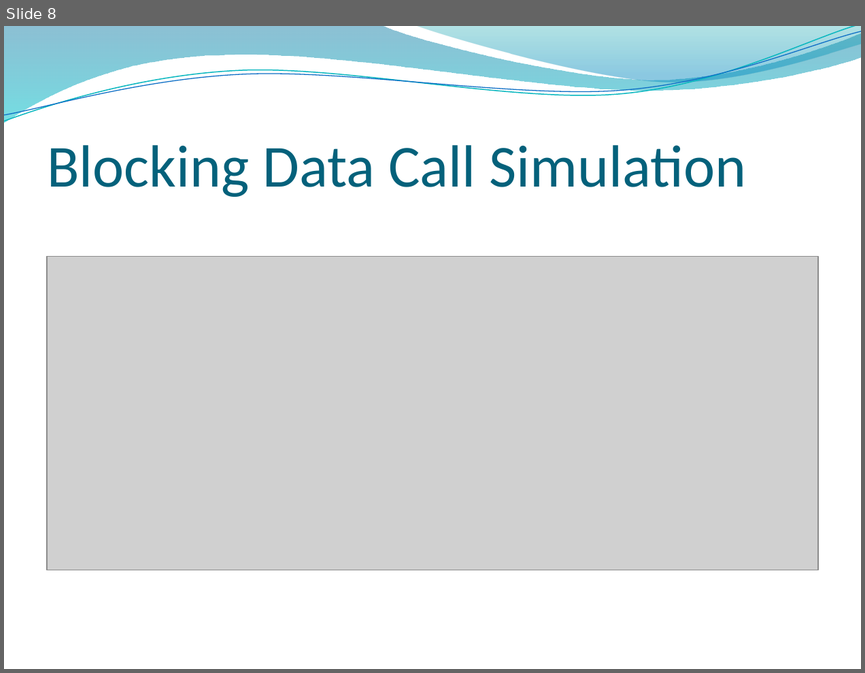
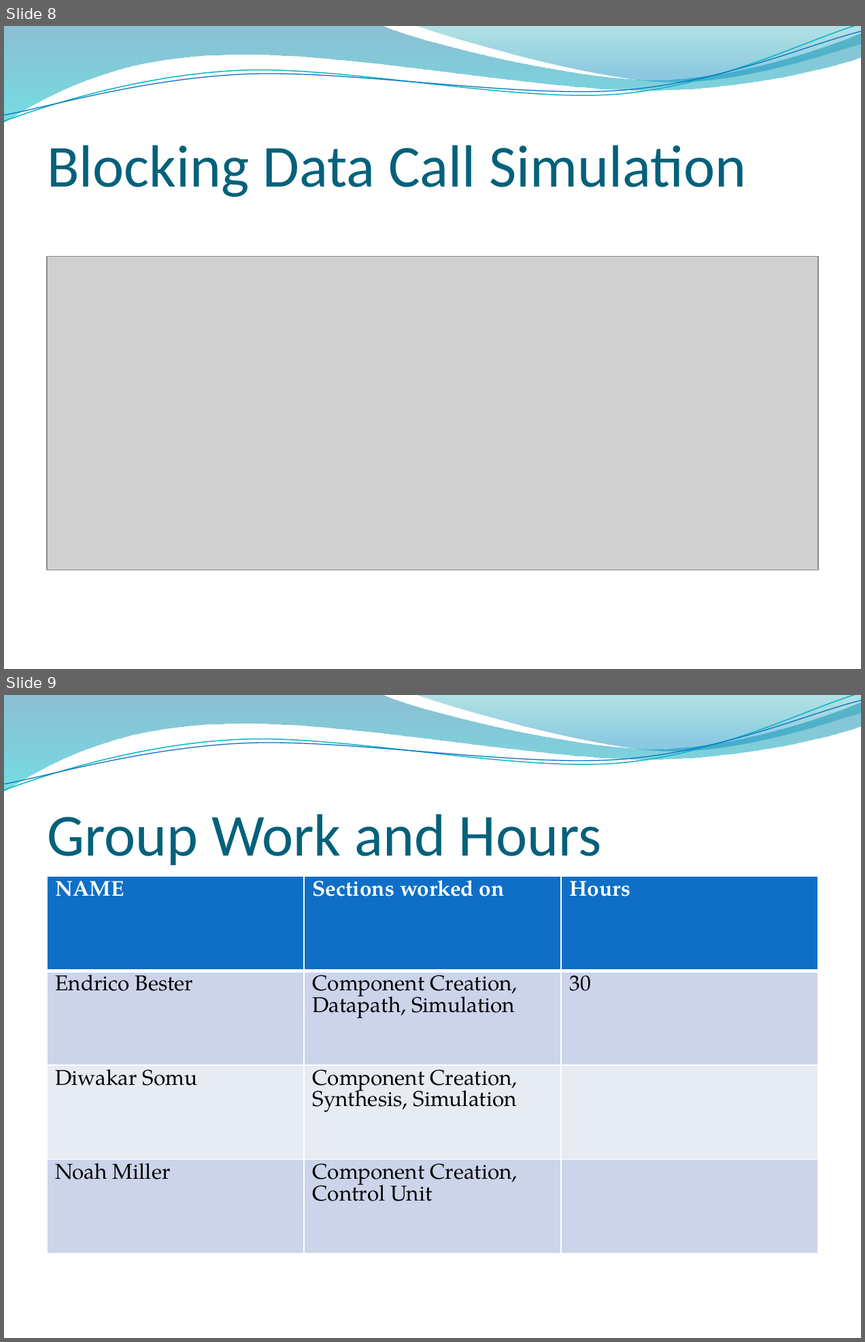
Before and after one commit to Endrico/CS701Proj, a slide deck: PhaseII/Presentation/COMPSYS701-phase2.pptx. Shown one above the other, each under a label of ours: slide 8 before the commit, slides 8 and 9 after it. The pictures are 865x673 and 865x1342 pixels, drawn with LibreOffice and Linux fonts; fonts in the diff are those of the drawing; grey boxes stand for pictures; background and template pictures are left out. Boxes give left, top, right and bottom in pixels: in the first picture for what was removed or moved away, otherwise in the second. Text is boxed around its words. In the diff, an @@ line names an element or a change of style, - is before the commit and + after.

Commit message:
updated presentation
added work section

```diff
--- a/PhaseII/Presentation/COMPSYS701-phase2.pptx
+++ b/PhaseII/Presentation/COMPSYS701-phase2.pptx
@@ slide 9 added at (4,695,861,1338), background picture (left out); not listed: 4 template elements that a slide beside it also shows @@
@@ title added at (47,814,602,865), 50 pt, text #04617B @@
+Group Work and Hours
@@ table added at (47,877,818,1254), 4 rows, 3 columns @@
+NAME | Sections worked on | Hours
+Endrico Bester | Component Creation, / Datapath, Simulation | 30
+Diwakar Somu | Component Creation, / Synthesis, Simulation | 
+Noah Miller | Component Creation, / Control Unit | 
```
